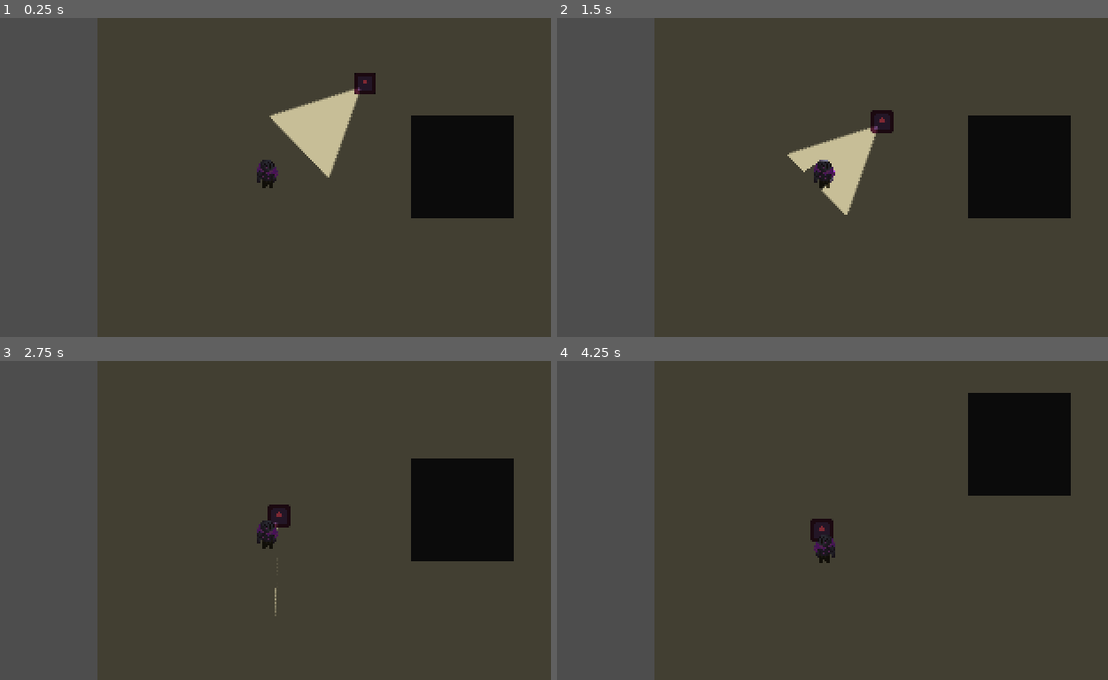
Above: before the commit, frames 1-4 (two rows, left to right).
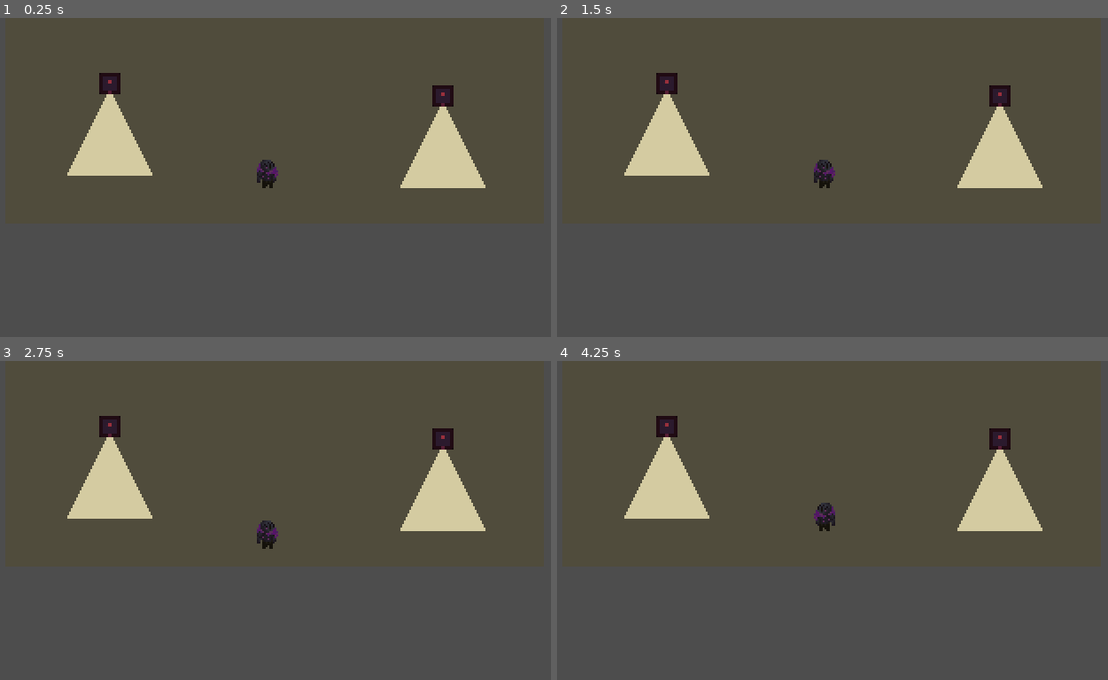
Above: after the commit, the same moments.

Repository: SimchadeLange/GamepieGamejam
Game: Godot game, scene res://scenes/levels/main.tscn
Same seed, same stepped clock (60 frames per second), same inputs: the game is played once before the commit and once after it. The engine's default icon, where the game draws it, is replaced by a stand-in: a white triangle on a blue panel in a dark square.
Inputs (mouse positions are in pixels of both pictures, inside the frame that each line leads up to):
- Up to frame 1 (0.25 s): no input
- Up to frame 2 (1.5 s): move the mouse to (948, 161) at 0.52 s; press the mouse at (948, 161) at 0.53 s; hold Right (move_right) 0.53-1.28 s; move the mouse to (711, 193) at 1.27 s; release the mouse at (711, 193) at 1.28 s; hold Down (move_down) from 1.28 s (still down); tap Space (roll) at 1.35 s
- Up to frame 3 (2.75 s): move the mouse to (325, 450) at 2.02 s; release Down (move_down) at 2.03 s; press the mouse at (325, 450) at 2.03 s; hold Right (move_right) from 2.03 s (still down)
- Up to frame 4 (4.25 s): move the mouse to (793, 584) at 2.77 s; release Right (move_right) at 2.78 s; release the mouse at (793, 584) at 2.78 s; hold Up (move_up) 2.78-3.53 s; tap Space (roll) at 2.85 s; move the mouse to (992, 568) at 3.52 s; press the mouse at (992, 568) at 3.53 s; hold Left (move_left) from 3.53 s (still down)

The runs differ from the first frame. In frame 1, 41% of the frame differs, in the area x 12-100%, y 0-100%; in frame 2, 41%; in frame 3, 39%; in frame 4, 40%.

Commit message:
started on enemy wandering state

Diff:
--- a/game_jam_00/scenes/enemy_00.tscn
+++ b/game_jam_00/scenes/enemy_00.tscn
@@ -74,5 +74,14 @@
 current_state = NodePath("Idle")
 metadata/_custom_type_script = "uid://ctk743jn0ttiy"
 
-[node name="Idle" type="Node" parent="StateMachine" unique_id=1610090786]
+[node name="Idle" type="Node" parent="StateMachine" unique_id=1610090786 node_paths=PackedStringArray("wander_timer", "next_wander_timer")]
 script = ExtResource("5_qpise")
+wander_timer = NodePath("WanderTimer")
+next_wander_timer = NodePath("NextWanderTimer")
+can_move = false
+
+[node name="WanderTimer" type="Timer" parent="StateMachine/Idle" unique_id=1633906970]
+one_shot = true
+
+[node name="NextWanderTimer" type="Timer" parent="StateMachine/Idle" unique_id=497550205]
+one_shot = true
--- a/game_jam_00/scenes/levels/main.tscn
+++ b/game_jam_00/scenes/levels/main.tscn
@@ -5,9 +5,9 @@
 [ext_resource type="PackedScene" uid="uid://cnm00wt2ojqqd" path="res://scenes/enemy_00.tscn" id="3_u81e1"]
 
 [sub_resource type="NavigationPolygon" id="NavigationPolygon_6k1if"]
-vertices = PackedVector2Array(124.11719, -93.03125, 126.88281, 131, -137.53906, 131, -127.4375, -93.96094)
+vertices = PackedVector2Array(126.88281, 131, -137.78906, 131, -133.20313, -93, 124.11719, -93)
 polygons = Array[PackedInt32Array]([PackedInt32Array(0, 1, 2, 3)])
-outlines = Array[PackedVector2Array]([PackedVector2Array(-137, -104, 134, -103, 137, 141, -148, 141)])
+outlines = Array[PackedVector2Array]([PackedVector2Array(-143, -103, 134, -103, 137, 141, -148, 141)])
 
 [node name="Main" type="Node2D" unique_id=1317248791]
 
@@ -19,22 +19,31 @@
 color = Color(0.5205716, 0.49708062, 0.39451304, 1)
 
 [node name="Building_00" parent="." unique_id=1970538616 instance=ExtResource("1_y0acb")]
-position = Vector2(55, 17)
 
 [node name="Enemy_00" parent="." unique_id=1667096636 instance=ExtResource("3_u81e1")]
-position = Vector2(1, -31)
+position = Vector2(-88, -101)
+
+[node name="Enemy_01" parent="." unique_id=1489843272 instance=ExtResource("3_u81e1")]
+position = Vector2(99, -101)
+
+[node name="Enemy_02" parent="." unique_id=1751591517 instance=ExtResource("3_u81e1")]
+position = Vector2(96, 80)
+
+[node name="Enemy_03" parent="." unique_id=643223736 instance=ExtResource("3_u81e1")]
+position = Vector2(-92, 73)
 
 [node name="Player" parent="." unique_id=291136771 instance=ExtResource("2_j4d2a")]
-position = Vector2(-55, 23)
+position = Vector2(-3, 126)
 
 [node name="Camera2D" type="Camera2D" parent="Player" unique_id=854447935]
 drag_horizontal_enabled = true
 drag_vertical_enabled = true
 
 [node name="DirectionalLight2D" type="DirectionalLight2D" parent="." unique_id=1017291919]
-energy = 0.5
+energy = 0.4
 blend_mode = 1
 
 [node name="NavigationRegion2D" type="NavigationRegion2D" parent="." unique_id=1571733874]
+visible = false
 position = Vector2(4, 14)
 navigation_polygon = SubResource("NavigationPolygon_6k1if")
--- a/game_jam_00/scenes/player.tscn
+++ b/game_jam_00/scenes/player.tscn
@@ -44,6 +44,7 @@
 advance_expression = "!movement_component.dir"
 
 [sub_resource type="AnimationNodeStateMachine" id="AnimationNodeStateMachine_f1ej7"]
+states/End/position = Vector2(546, 99.55556)
 states/idle/node = SubResource("AnimationNodeAnimation_y4r1p")
 states/idle/position = Vector2(341.66666, 99.11111)
 states/walking/node = SubResource("AnimationNodeAnimation_d2wvv")
--- a/game_jam_00/scripts/enemy/enemy_00/enemy_00.gd
+++ b/game_jam_00/scripts/enemy/enemy_00/enemy_00.gd
@@ -11,9 +11,10 @@
 
 func _physics_process(delta: float) -> void:
 	movement_component.movement_process(delta)
-	pathfinding_component.chase_target()
-	$PointLight2D.look_at(-movement_component.dir + global_position)
-	$PointLight2D.rotate(PI / 2)
+	#pathfinding_component.chase_target()
+	if movement_component.dir:
+		$PointLight2D.look_at(-movement_component.dir + global_position)
+		$PointLight2D.rotate(PI / 2)
 	if movement_component.prev_dir.x > 0:
 		sprite.flip_h = false
 	elif movement_component.prev_dir.x < 0:
--- a/game_jam_00/scripts/enemy/enemy_00/idle_state.gd
+++ b/game_jam_00/scripts/enemy/enemy_00/idle_state.gd
@@ -1,4 +1,15 @@
 extends State
 
+@export var wander_timer: Timer
+@export var next_wander_timer: Timer
+@export var min_wander_time: float = 2.0
+@export var max_wander_time: float = 10.0
+
+func _ready() -> void:
+	pass
+
 func on_enter() -> void:
+	next_wander_timer.wait_time = randf_range(min_wander_time, max_wander_time)
+
+func start_wandering() -> void:
 	pass
